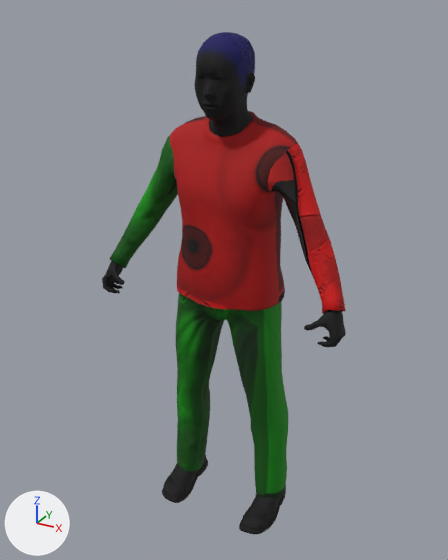
What one commit did to the glTF model assets/models/crowd_l.glb.
Before and after are seen from a 50 mm camera at (0.872, -1.635, 1.676) aimed at (-0.02, -0.012, 0.864). Arrows for +X, +Y and +Z are at lower left; the lights stay in place. The first picture is the older version. Where no turn or scale is listed for an object, it has been applied to the vertices. Vertices at exactly the same position are counted once.

The older version as bpy lines, for what is in view:
```python
me_body = bpy.data.meshes.new('Body')
me_body.from_pydata(...)  # 5460 vertices, 10528 faces; spans x -0.42..0.42, y -0.18..0.13, z 0.0..1.61
me_body.materials.append(mat_crowd_l_body)
ob_body = bpy.data.objects.new('Body', me_body)
ob_body.location = (0.0, 0.0, 0.0)
```
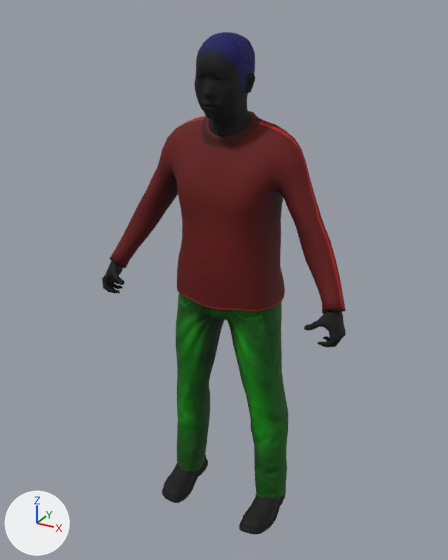
The edits, one by one:
me_body has 5460 vertices, 10528 faces and spans x -0.42..0.42, y -0.18..0.13, z 0.0..1.61.
me_body is used by ob_body; location (0.0, 0.0, 0.0).
me_body part 1: texture (UV) coordinates of 8054 of 10528 faces, centred in x -0.42..0.42, y -0.18..0.13, z 0.0..1.52, changed; they spanned u 0.0..0.99, v 0.05..1.0 and now span u 0.0..1.0, v 0.02..1.0.
me_body part 2: 600 faces centred in x -0.41..-0.15, y -0.13..0.06, z 0.86..1.32 are repainted in the vertex colours; the middle colour goes from green #00ff00 to red #ff0000.

Pixel boxes (x1, y1, x2, y2) of what changed, in the pictures (448 x 560 px):
'Body', surface changed, recoloured
    both: (109, 114, 346, 501)
part 1 of me_body, surface changed
    both: (109, 115, 346, 501)
part 2 of me_body, recoloured (green to red)
    both: (109, 135, 178, 268)
